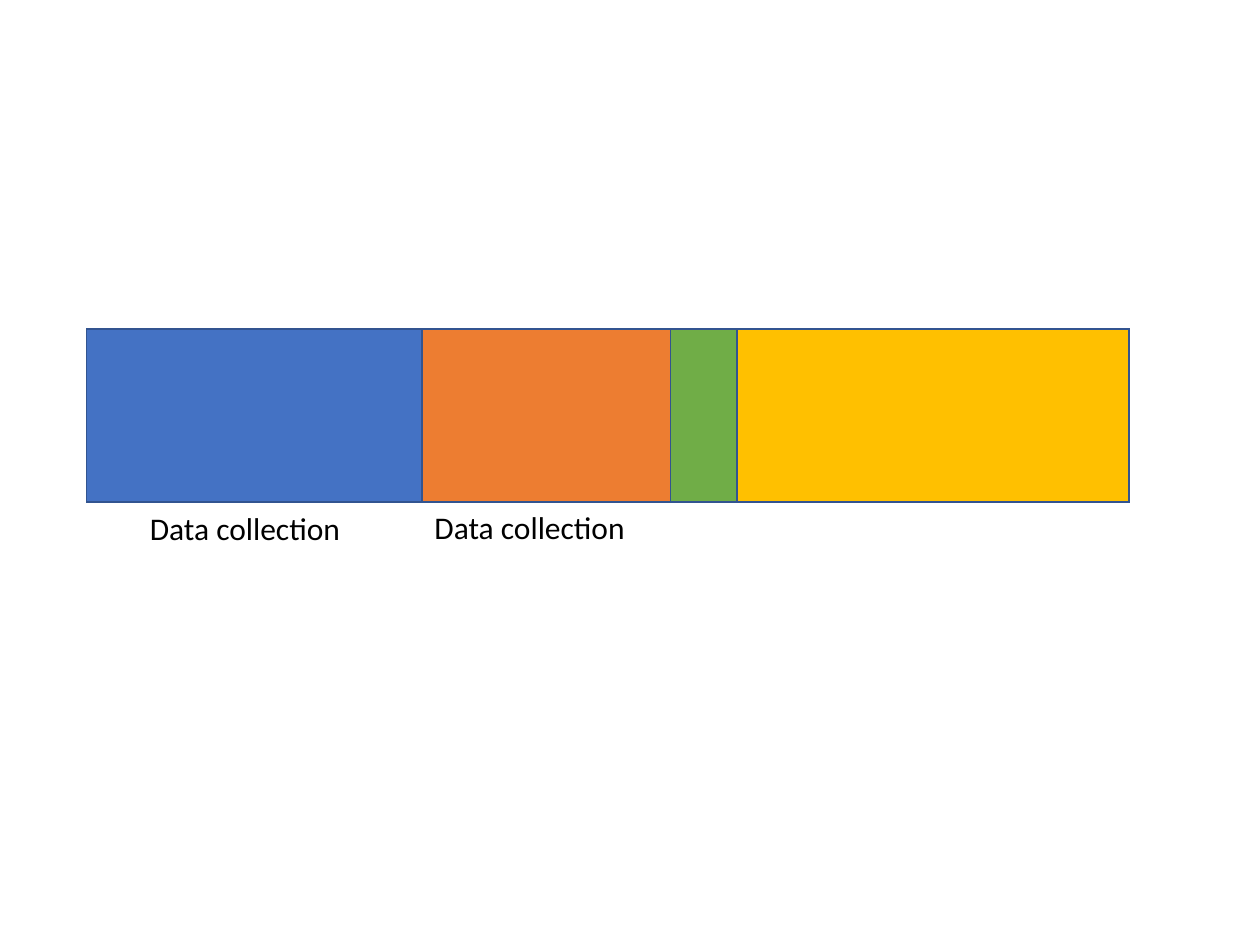
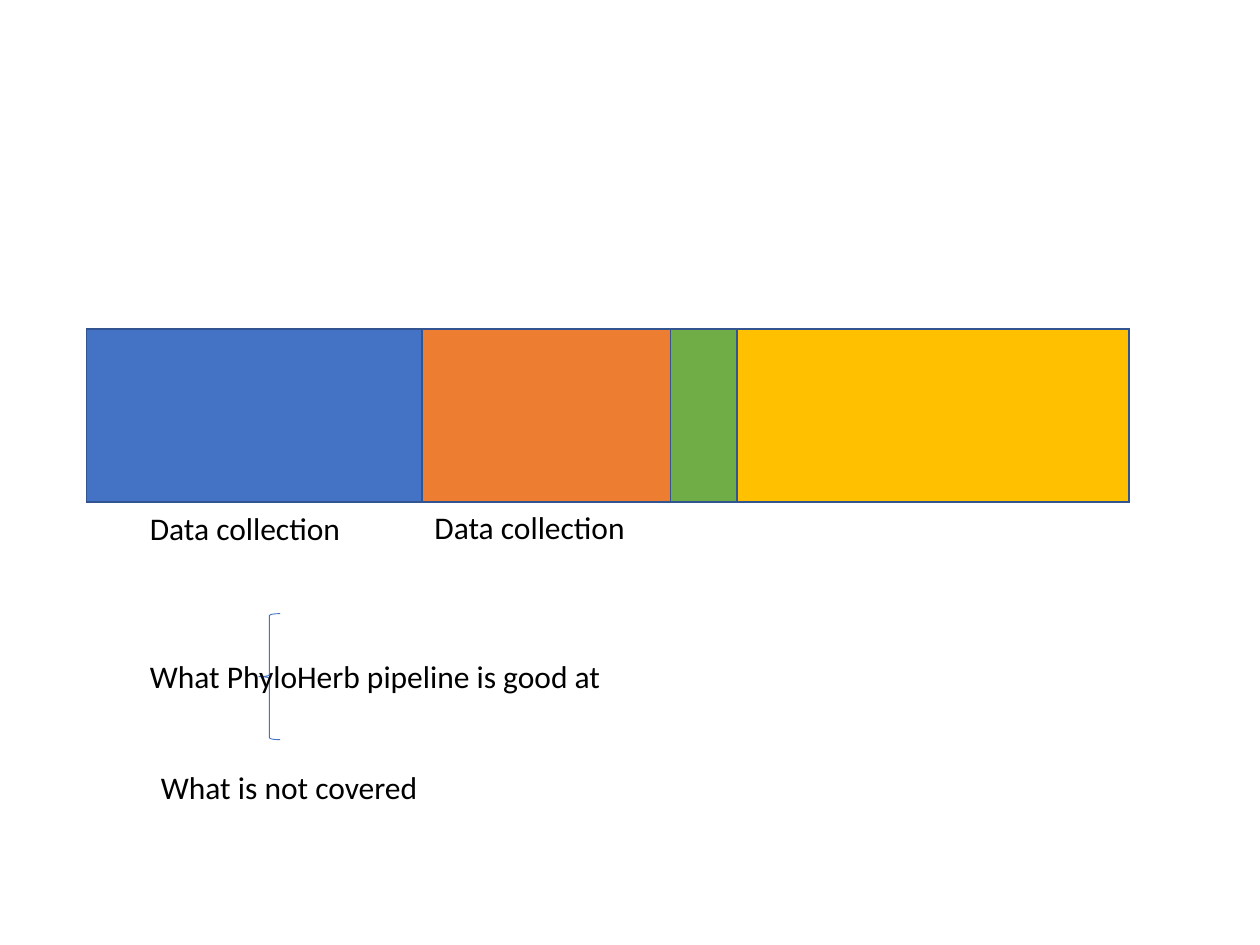
Before and after one commit to lmcai/PhyloHerb, a slide deck: slide 4 of botany2021_tutorial/PhyloHerb_botany2021.pptx. Drawn at 1260x945 pixels with LibreOffice and Linux fonts; fonts in the diff are those of the drawing. Boxes give left, top, right and bottom in pixels: in the first picture for what was removed or moved away, otherwise in the second. Text is boxed around its words. In the diff, an @@ line names an element or a change of style, - is before the commit and + after.

```diff
--- a/botany2021_tutorial/PhyloHerb_botany2021.pptx
+++ b/botany2021_tutorial/PhyloHerb_botany2021.pptx
@@ left brace added at box(258, 614, 280, 740), outline #4472C4 0.5 pt @@
@@ text added at box(150, 662, 600, 696), 18 pt, text #000000 @@
+What PhyloHerb pipeline is good at
@@ text added at box(161, 777, 417, 800), 18 pt, text #000000 @@
+What is not covered
```
Also in this commit, not shown: 2 slides added, 2 other files.
